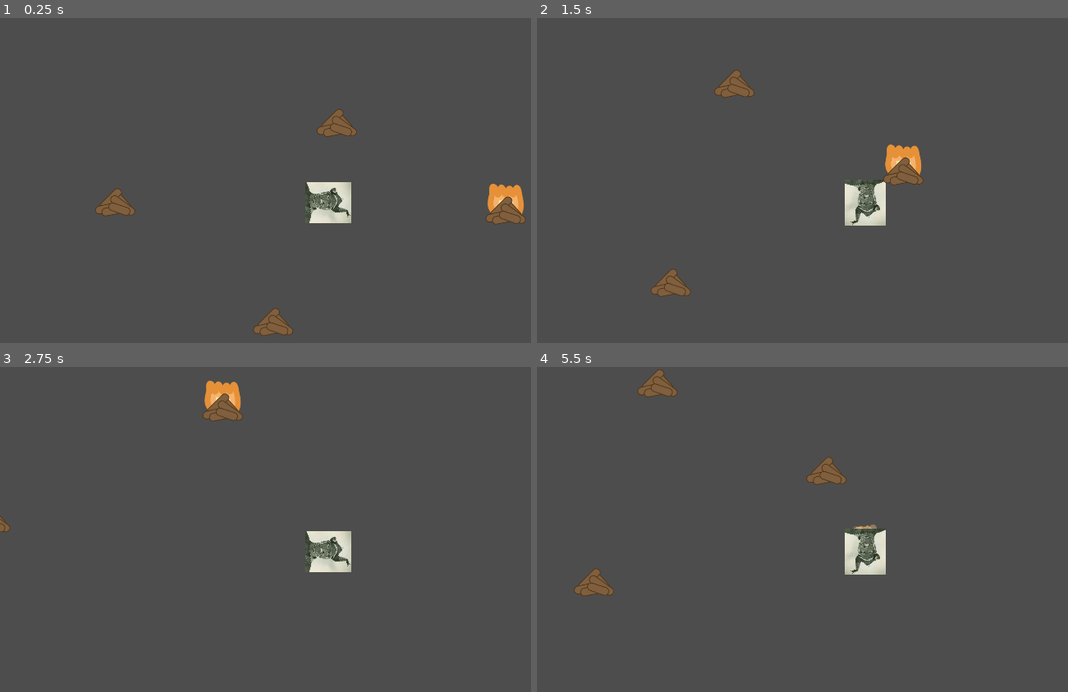
Above: before the commit, frames 1-4 (two rows, left to right).
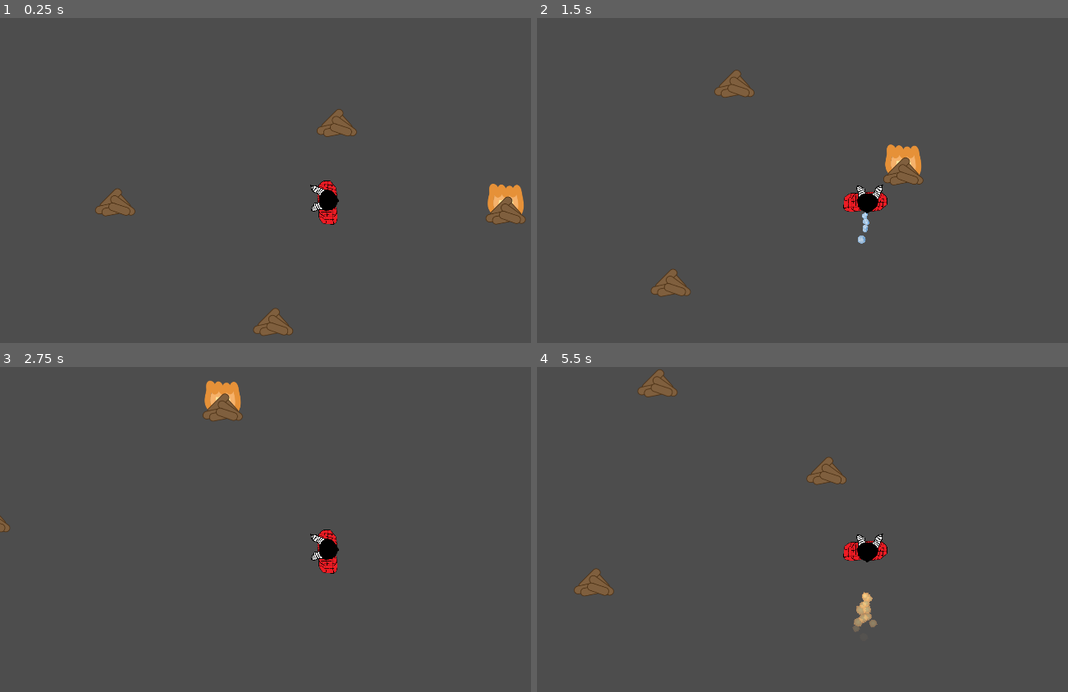
Above: after the commit, the same moments.

Repository: KosmicKroh/baldknobbers
Game: Godot game, scene res://justin_test.tscn
The game is run twice, just before and just after one commit, with the same random seed, the same clock (stepped at 60 frames per second) and the same inputs. This scene is started directly instead of the project's main scene.
Inputs:
- Up to frame 1 (0.25 s): no input
- Up to frame 2 (1.5 s): tap Enter at 0.5 s; hold D (walk_right) 0.53-1.28 s; tap E (add_fire) at 0.6 s; hold Down (walk_down) from 1.28 s (still down); tap Q (add_water) at 1.35 s
- Up to frame 3 (2.75 s): release Down (walk_down) at 2.03 s; hold D (walk_right) from 2.03 s (still down); tap E (add_fire) at 2.1 s
- Up to frame 4 (5.5 s): release D (walk_right) at 2.78 s; hold W (walk_up) 2.78-3.53 s; tap Q (add_water) at 2.85, 4.35 s; hold A (walk_left) 3.53-5.03 s; tap E (add_fire) at 3.6, 5.1 s; hold Down (walk_down) from 5.03 s (still down)

The runs differ from the first frame. In frame 1, 1.0% of the frame differs, in the area x 57-67%, y 50-64%; in frame 2, 1.0%; in frame 3, 1.0%; in frame 4, 1.3%, in the area x 57-66%, y 48-82%.

Commit message:
Changed player particles

Diff:
--- a/baldknobbers-game/player.tscn
+++ b/baldknobbers-game/player.tscn
@@ -1,8 +1,8 @@
 [gd_scene load_steps=11 format=3 uid="uid://crsdvtn5cgwds"]
 
-[ext_resource type="Texture2D" uid="uid://28k7yvg5waf8" path="res://Sprites/BaldknobberPlaceholder.jpg" id="1_4flbx"]
 [ext_resource type="Script" uid="uid://d1fent70vmhh4" path="res://player.gd" id="1_onrkg"]
 [ext_resource type="Texture2D" uid="uid://ck58ka2nsdr55" path="res://Sprites/Water Drop.png" id="2_i3pqv"]
+[ext_resource type="Texture2D" uid="uid://did0ca8cqpphr" path="res://Sprites/playerSprite.png" id="3_i3pqv"]
 
 [sub_resource type="Curve" id="Curve_i3pqv"]
 _data = [Vector2(0, 1), 0.0, 0.0, 0, 0, Vector2(0.82558143, 0.58646), -0.5632377, -0.5632377, 0, 0, Vector2(1, 0), -3.3748415, 0.0, 0, 0]
@@ -22,6 +22,7 @@
 particle_flag_disable_z = true
 angle_min = 1.0728835e-05
 angle_max = 184.90001
+inherit_velocity_ratio = 1.0
 spread = 11.25
 initial_velocity_min = 100.0
 initial_velocity_max = 150.0
@@ -52,9 +53,8 @@
 process_material = SubResource("ParticleProcessMaterial_2hs0m")
 
 [node name="PlayerSprite" type="Sprite2D" parent="."]
-rotation = 1.5707964
-scale = Vector2(0.1, 0.1)
-texture = ExtResource("1_4flbx")
+scale = Vector2(0.5, 0.5)
+texture = ExtResource("3_i3pqv")
 
 [node name="Collider" type="CollisionShape2D" parent="."]
 shape = SubResource("RectangleShape2D_sh265")
Binary file added: baldknobbers-game/Sprites/playerSprite.png
Not shown, added: baldknobbers-game/Sprites/playerSprite.png.import
